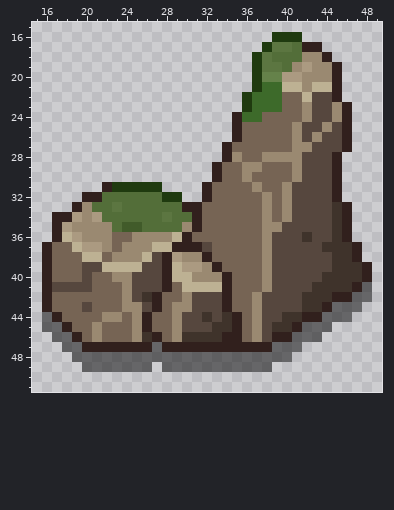
Pixel-art file: Assets/Arts/Rock/SmallRock/Rock_01.aseprite. That is the earlier state.
64x64 pixels, 1 frame. Colours within 5 levels of each other are drawn and written as one. Shown: x 15..49, y 15..51.
After:
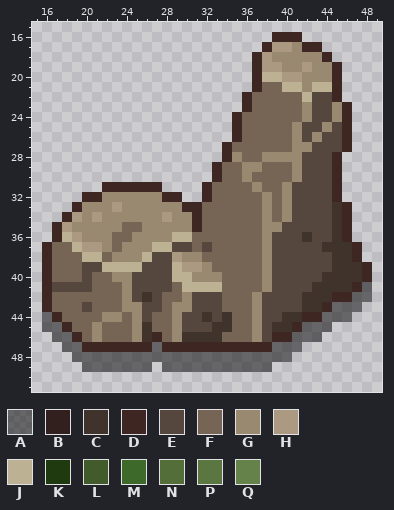
Palette (. is transparent): A #00000080  B #31201d  C #3f332b  D #3e2723  E #56473e  F #766454  G #9a8971  H #ab9a81  J #bdb193  K #1f3a0f  L #415b2a  M #3d6a2a  N #536e39  P #5c7641  Q #65824a
Changes in this commit:
layer "Flattened" added
layer "Layer 1" removed
layer "Layer 2" removed
layer "Layer 3" removed
y 16: x 39..41 KKK -> DDD
y 17: x 38..43 KPPNBB -> DHHGDD
y 18: x 37..41 KPNNN -> DHGGG; x 44 B -> D
y 19: x 37..40 KPPN -> DHHG; x 45 B -> D
y 20: x 37..39 KQQ -> DJJ; x 45 B -> D
y 21: x 37..39 KMM -> DFF; x 45 B -> D
y 22: x 36..39 KMMM -> DFFF; x 45 B -> D
y 23: x 36..39 KMMM -> DFFF; x 46 B -> D
y 24: x 35..37 BMM -> DFF; x 46 B -> D
y 25..26: x 35 B -> D; x 46 B -> D
y 27: x 34 B -> D; x 46 B -> D
y 28: x 34 B -> D; x 45 B -> D
y 29..30: x 33 B -> D; x 45 B -> D
y 31: x 22..27 BKKKKK -> DDDDDD; x 32 B -> D; x 45 B -> D
y 32: x 20..29 BBNNNNNNKK -> DDGGGGGGDD; x 32 B -> D; x 45 B -> D
y 33: x 19 B -> D; x 21..31 NNPNNNNNNBB -> GGHGGGGGGDD; x 46 B -> D
y 34: x 17..18 BB -> .D; x 22..31 NNNNNNPNNB -> GGGGGGHGGD; x 46 B -> D
y 35: x 17 B -> D; x 23..29 NLLNNNN -> GFFGGGG; x 31 B -> D; x 46 B -> D
y 36: x 17 B -> D; x 30 B -> J; x 46 B -> D
y 37: x 16 B -> D; x 29..31 BBB -> EEF; x 47 B -> D
y 38: x 16 B -> D; x 28 B -> E; x 32 B -> F; x 47 B -> D
y 39: x 16 B -> D; x 28 B -> E; x 33 B -> F; x 48 B -> D
y 40: x 16 B -> D; x 28 B -> E; x 34 B -> F; x 48 B -> D
y 41: x 16 B -> D; x 28 B -> E; x 34 B -> F; x 47 B -> D
y 42: x 16 B -> D; x 27 B -> E; x 34 B -> F; x 45..46 BB -> DD
y 43: x 16 B -> D; x 27 B -> E; x 34 B -> F; x 44 B -> D
y 44: x 17 B -> D; x 26 B -> E; x 35 B -> F; x 42..43 BB -> DD
y 45: x 18 B -> D; x 26 B -> C; x 35 B -> F; x 41 B -> D
y 46: x 19 B -> D; x 27 B -> D; x 34..35 BB -> FF; x 39..40 BB -> DD
y 47: x 20..26 BBBBBBB -> DDDDDDD; x 28..38 BBBBBBBBBBB -> DDDDDDDDDDD
